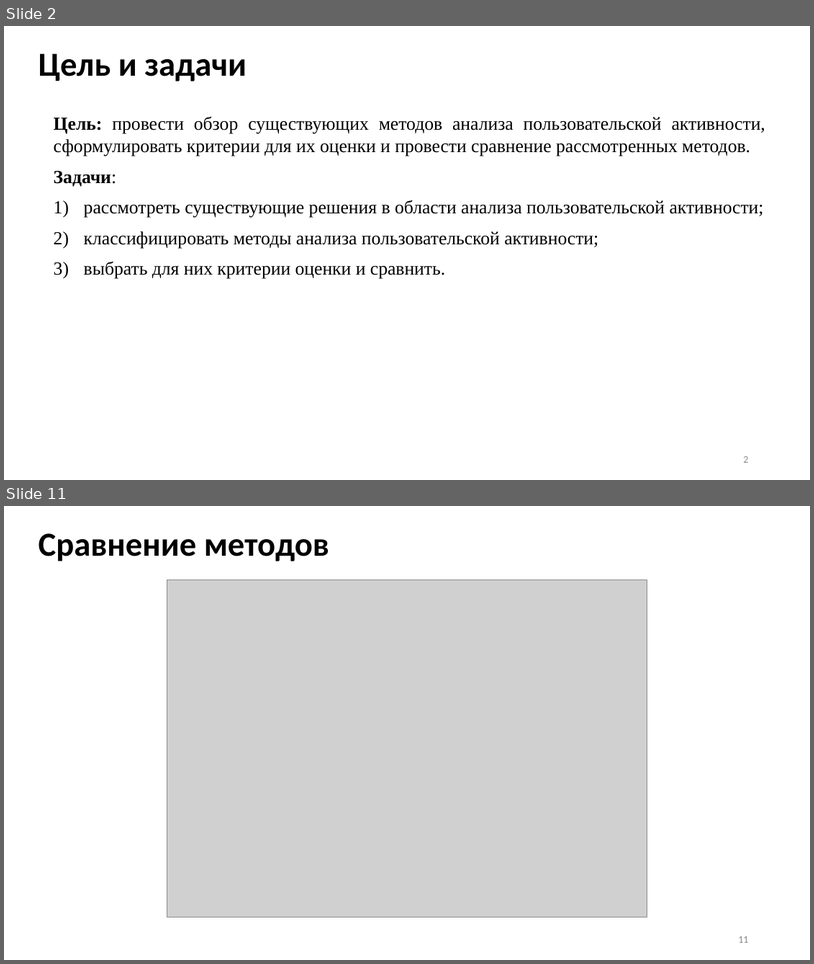
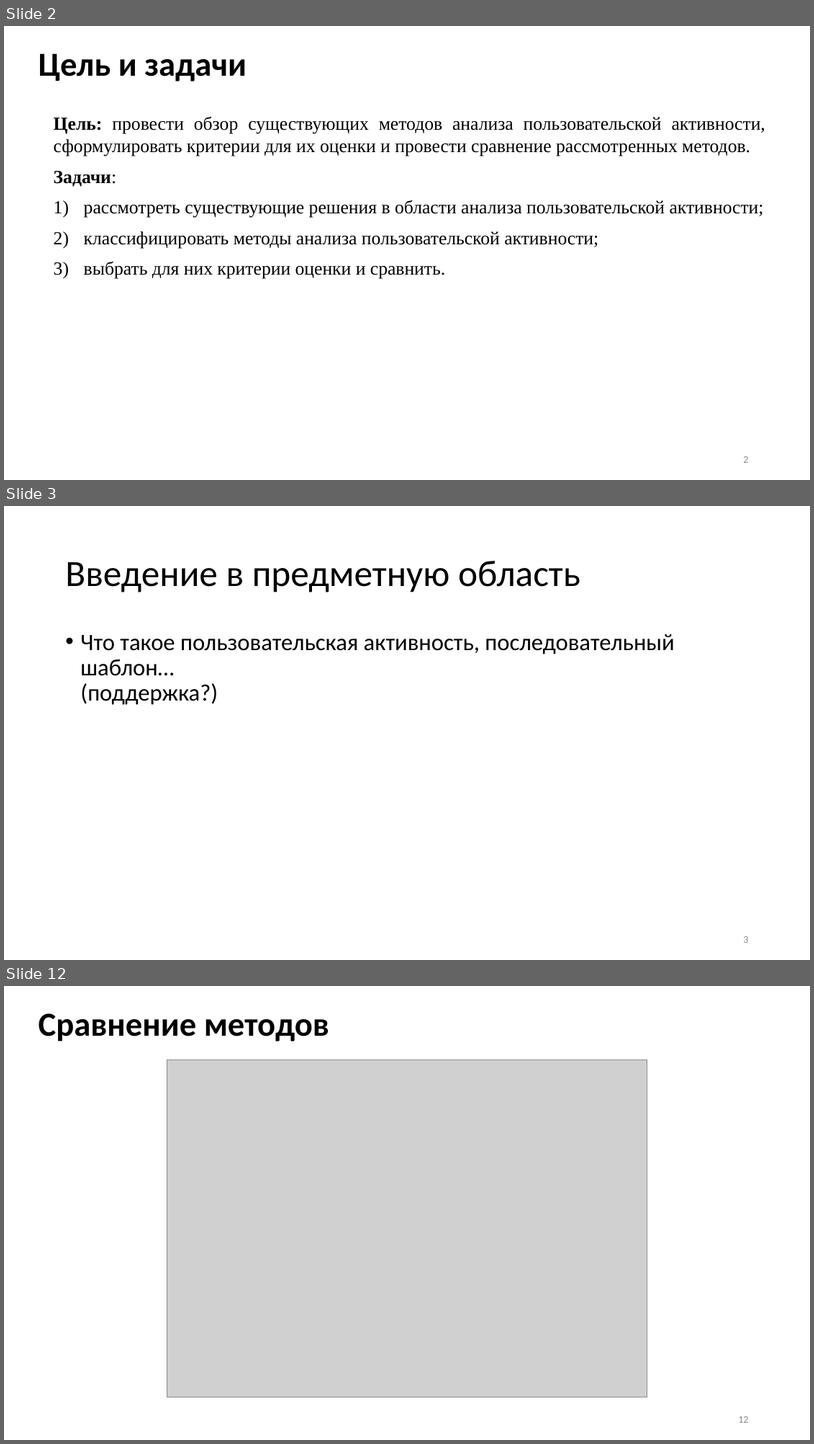
Before and after one commit to Inlucker/7semestr, a slide deck: НИР и ВКР/Презентация/ПронинАС_НИР_презентация.pptx. Shown one above the other, each under a label of ours: slides 2 and 11 before the commit, slides 2, 3 and 12 after it; the slides between them are not shown. The pictures are 814x964 and 814x1444 pixels, drawn with LibreOffice and Linux fonts; fonts in the diff are those of the drawing; grey boxes stand for pictures. Boxes give left, top, right and bottom in pixels: in the first picture for what was removed or moved away, otherwise in the second. Text is boxed around its words. In the diff, an @@ line names an element or a change of style, - is before the commit and + after.

```diff
--- a/НИР и ВКР/Презентация/ПронинАС_НИР_презентация.pptx
+++ b/НИР и ВКР/Презентация/ПронинАС_НИР_презентация.pptx
@@ slide 3 added at [4, 506, 810, 960], background #FFFFFF @@
@@ title added at [65, 561, 581, 592], 44 pt, text #000000 @@
+Введение в предметную область
@@ text added at [80, 634, 674, 705], 28 pt, text #000000 @@
+• Что такое пользовательская активность, последовательный шаблон…
+  (поддержка?)
@@ page number added at [743, 936, 748, 942], 12 pt, text #8C8C8C @@
+3
@@ what was slide 11 is now slide 12 @@
@@ page number at [738, 1416, 748, 1422]: text changed @@
-11
+12
```
Also in this commit, not shown: 7 slides changed, 2 other slides added, 2 slides removed, 1 other file.
